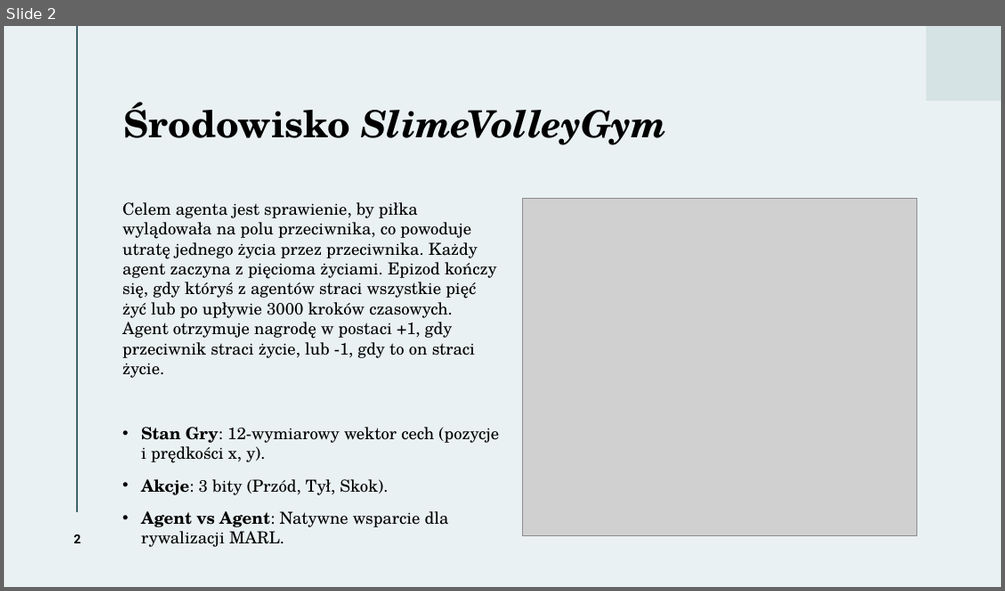
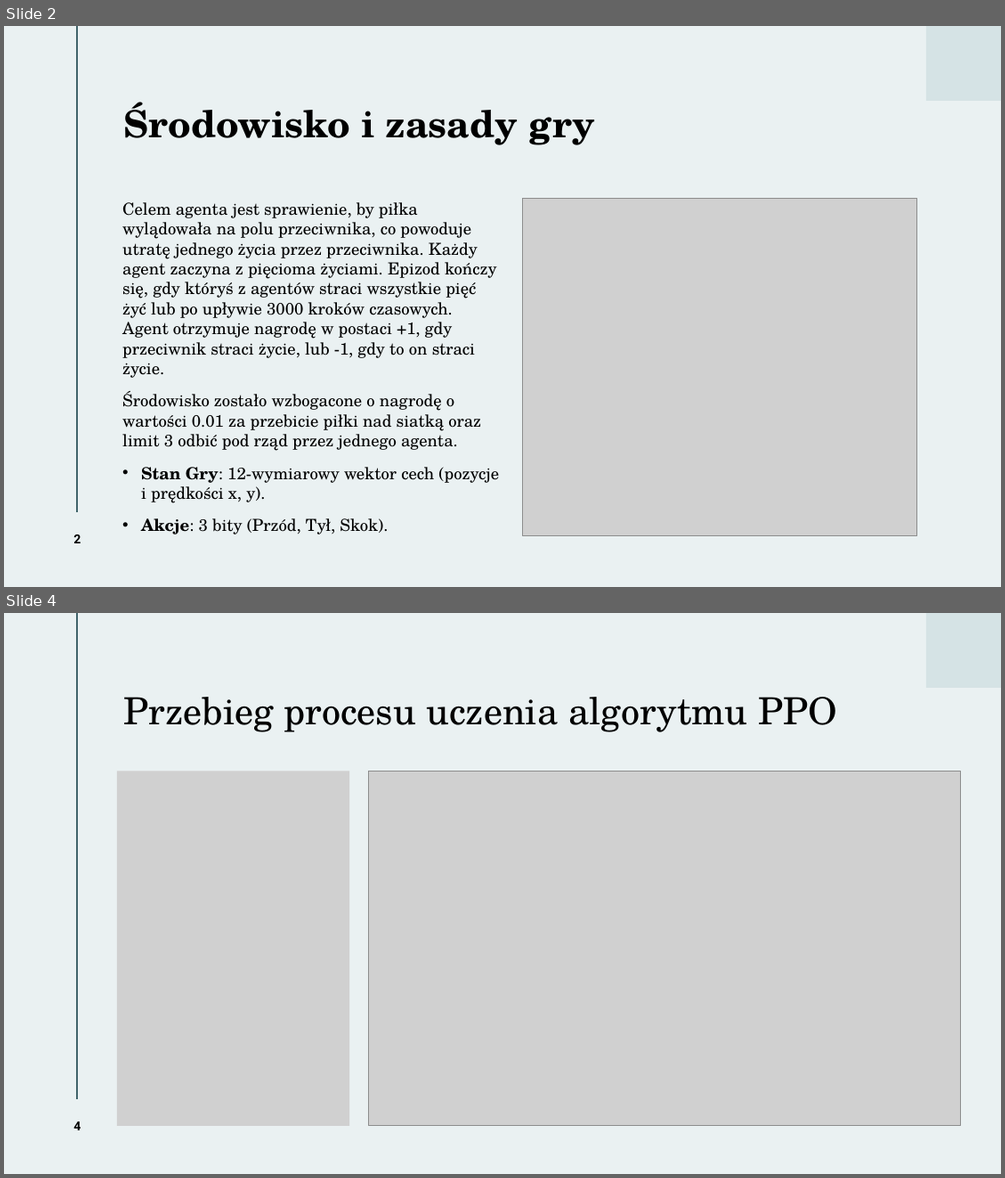
Before and after one commit to rmesek/iwsum-slimevolley, a slide deck: docs/Slime Volleyball MARL.pptx. Shown one above the other, each under a label of ours: slide 2 before the commit, slides 2 and 4 after it; the slides between them are not shown. The pictures are 1005x591 and 1005x1178 pixels, drawn with LibreOffice and Linux fonts; fonts in the diff are those of the drawing; grey boxes stand for pictures. Boxes give left, top, right and bottom in pixels: in the first picture for what was removed or moved away, otherwise in the second. Text is boxed around its words. In the diff, an @@ line names an element or a change of style, - is before the commit and + after.

```diff
--- a/docs/Slime Volleyball MARL.pptx
+++ b/docs/Slime Volleyball MARL.pptx
@@ slide 4 added at (4, 613, 1001, 1174), background #EAF1F2; not listed: 2 template elements that a slide beside it also shows @@
@@ title added at (124, 697, 837, 732), 36 pt, text #000000 @@
+Przebieg procesu uczenia algorytmu PPO
@@ picture added at (117, 771, 349, 1126) @@
@@ picture added at (369, 771, 961, 1126) @@
@@ page number added at (73, 1121, 81, 1130), 12 pt, text #000000, bold @@
+4
@@ slide 2 changed as well @@
@@ title at (124, 102, 595, 145): text changed; italic off @@
-Środowisko SlimeVolleyGym
+Środowisko i zasady gry
@@ text at (122, 391, 481, 451): paragraph added @@
+Środowisko zostało wzbogacone o nagrodę o wartości 0.01 za przebicie piłki nad siatką oraz limit 3 odbić pod rząd przez jednego agenta.
@@ text at (141, 511, 449, 547): paragraph removed @@
-• Agent vs Agent: Natywne wsparcie dla rywalizacji MARL.
```
Also in this commit, not shown: 3 other slides changed, 1 other slide added, 1 slide removed.
